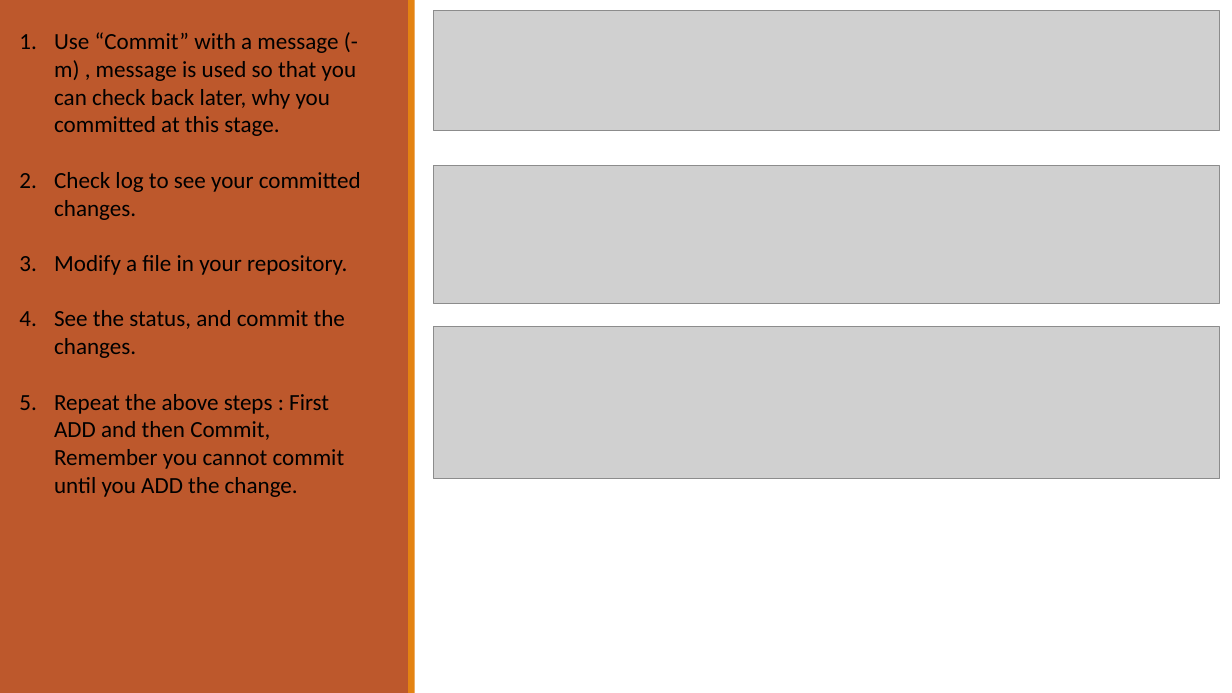
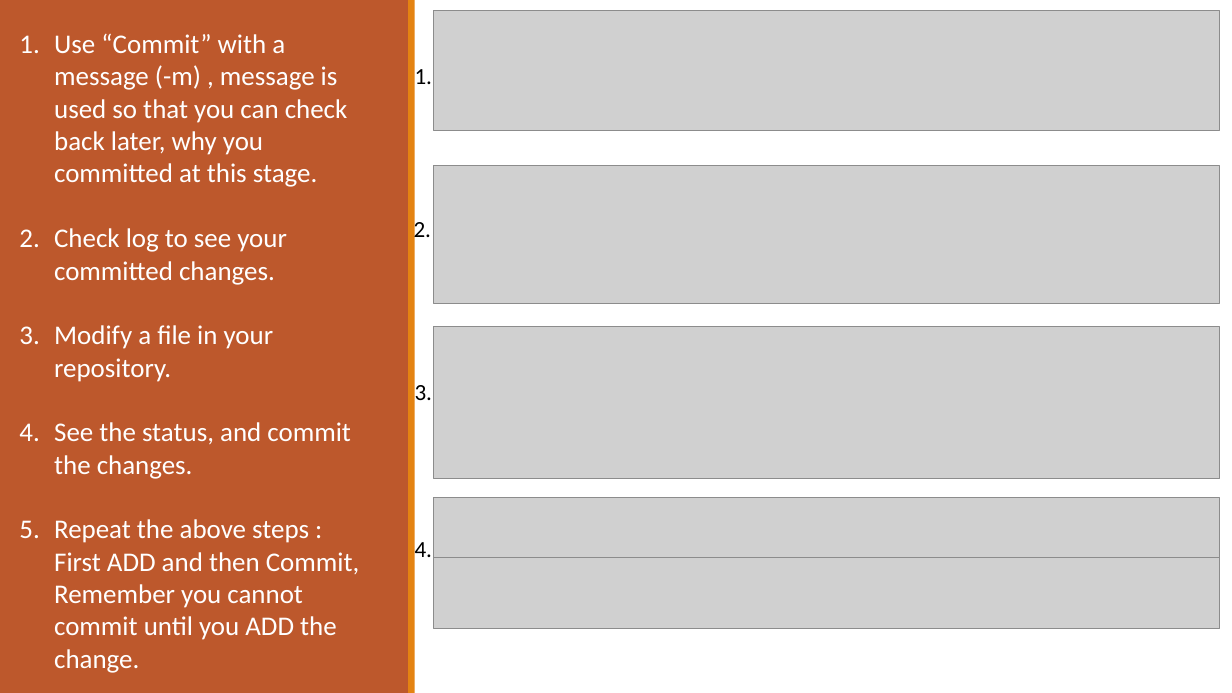
Before and after one commit to yash03/Git-Tutorial, a slide deck: slide 6 of Presentations/Chapter 2/Chapter – 2.pptx. Drawn at 1232x693 pixels with LibreOffice and Linux fonts; fonts in the diff are those of the drawing; grey boxes stand for pictures. Boxes give left, top, right and bottom in pixels: in the first picture for what was removed or moved away, otherwise in the second. Text is boxed around its words. In the diff, an @@ line names an element or a change of style, - is before the commit and + after.

```diff
--- a/Presentations/Chapter 2/Chapter – 2.pptx
+++ b/Presentations/Chapter 2/Chapter – 2.pptx
@@ text "Use “Commit” with a message ..." at (54, 34, 359, 673): size 18 to 21 pt, text colour #000000 to #FFFFFF @@
@@ text added at (415, 69, 433, 84), 18 pt, text #000000 @@
+1.
@@ text added at (414, 217, 432, 243), 18 pt, text #000000 @@
+2.
@@ text added at (415, 385, 433, 400), 18 pt, text #000000 @@
+3.
@@ picture added at (434, 498, 1220, 558) @@
@@ text added at (415, 542, 433, 557), 18 pt, text #000000 @@
+4.
@@ picture added at (434, 557, 1220, 628) @@
```
Also in this commit, not shown: 1 other slide changed, 1 slide added, 3 other files.
